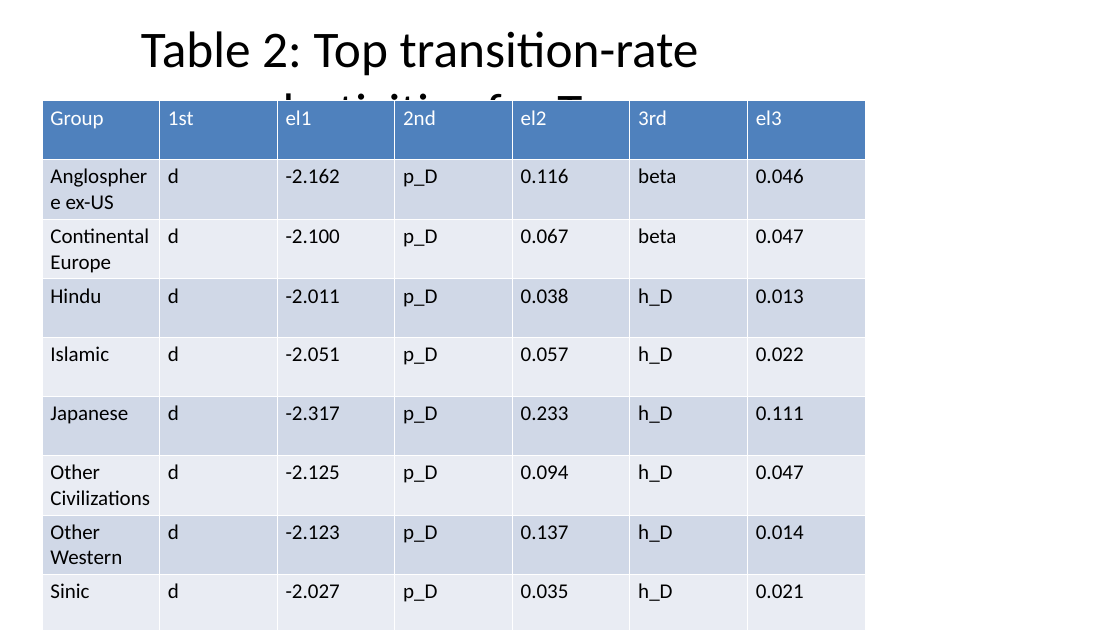
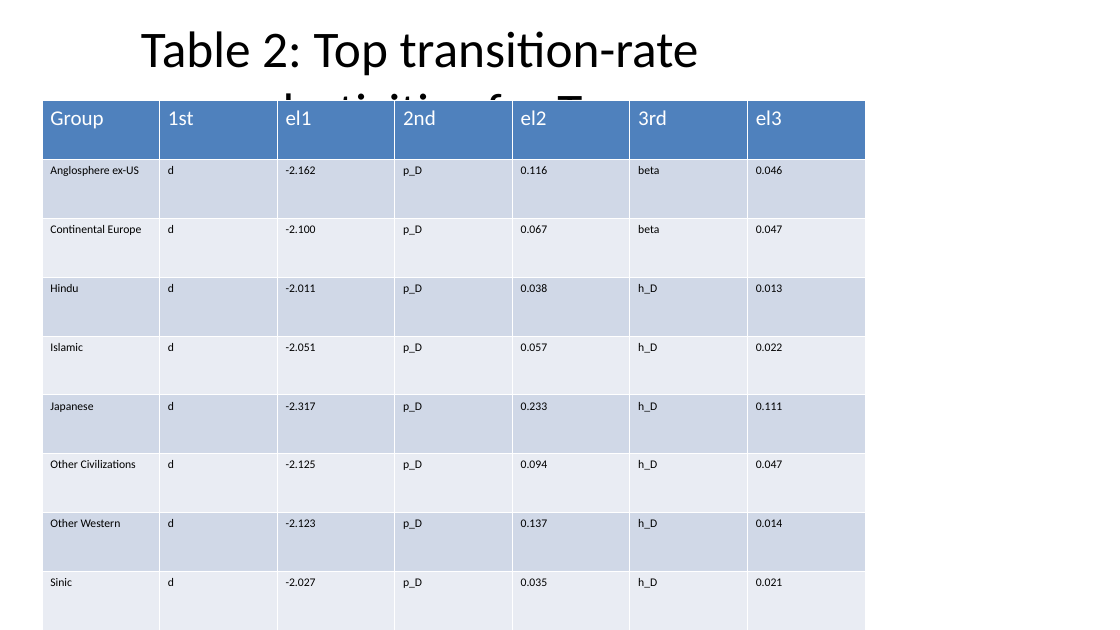
Before and after one commit to bougtoir/medical-accident-its-analysis, a slide deck: slide 5 of researcher_mobility_ode/docs/manuscript_figures.pptx. Drawn at 1120x630 pixels with LibreOffice and Linux fonts; fonts in the diff are those of the drawing. Boxes give left, top, right and bottom in pixels: in the first picture for what was removed or moved away, otherwise in the second. Text is boxed around its words. In the diff, an @@ line names an element or a change of style, - is before the commit and + after.

```diff
--- a/researcher_mobility_ode/docs/manuscript_figures.pptx
+++ b/researcher_mobility_ode/docs/manuscript_figures.pptx
@@ table at (42, 101, 865, 630) @@
@@ size 18 to 10 pt @@
```
Also in this commit, not shown: 4 other slides changed, 6 other files.
